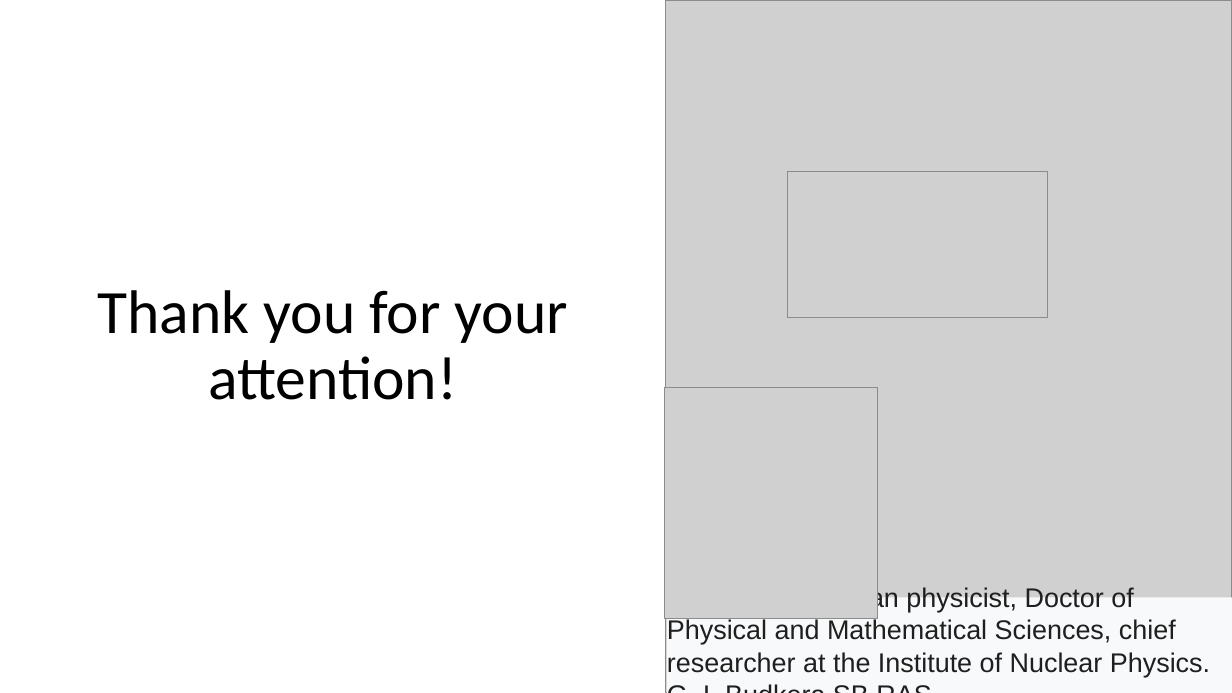
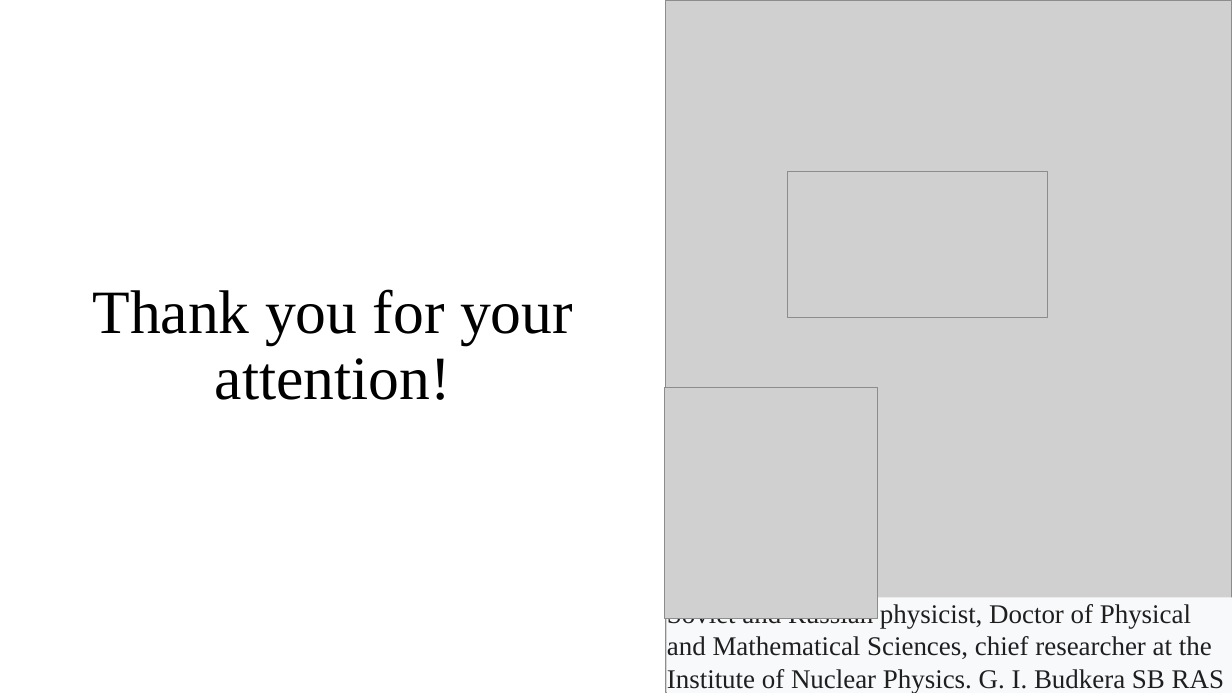
Before and after one commit to KeroDeep/Education, a slide deck: slide 4 of Novosibirsk_State_University/Английский язык/5 семестр/Homework/Latest achievements in nuclear research.pptx. Drawn at 1232x693 pixels with LibreOffice and Linux fonts; fonts in the diff are those of the drawing; grey boxes stand for pictures. Boxes give left, top, right and bottom in pixels: in the first picture for what was removed or moved away, otherwise in the second. Text is boxed around its words. In the diff, an @@ line names an element or a change of style, - is before the commit and + after.

```diff
--- a/Novosibirsk_State_University/Английский язык/5 семестр/Homework/Latest achievements in nuclear research.pptx
+++ b/Novosibirsk_State_University/Английский язык/5 семестр/Homework/Latest achievements in nuclear research.pptx
@@ title "Thank you for your attention!" at (93,289,573,400): font Calibri to Times New Roman @@
@@ subtitle "Soviet and Russian physicist, Doctor ..." at (667,598,1232,693): font Arial to Times New Roman @@
```
Also in this commit, not shown: 3 other slides changed, 1 other file.
